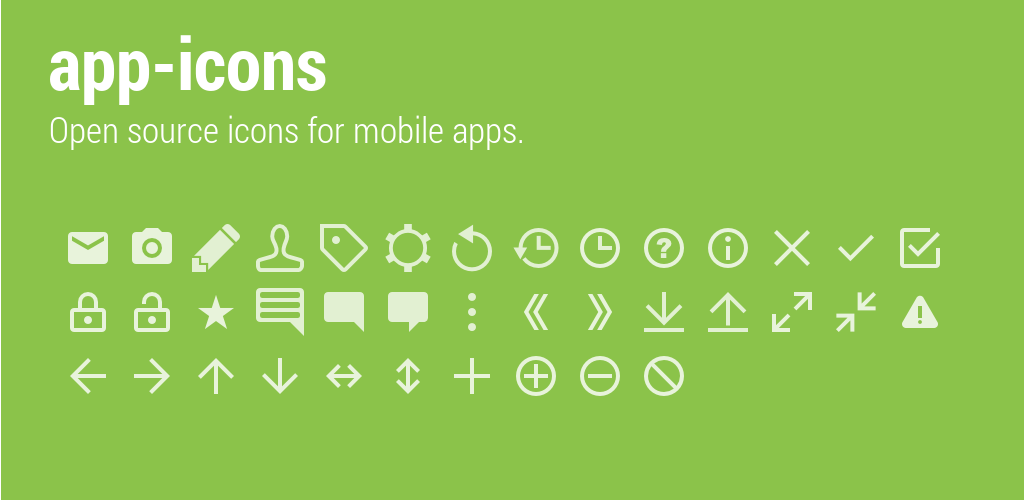
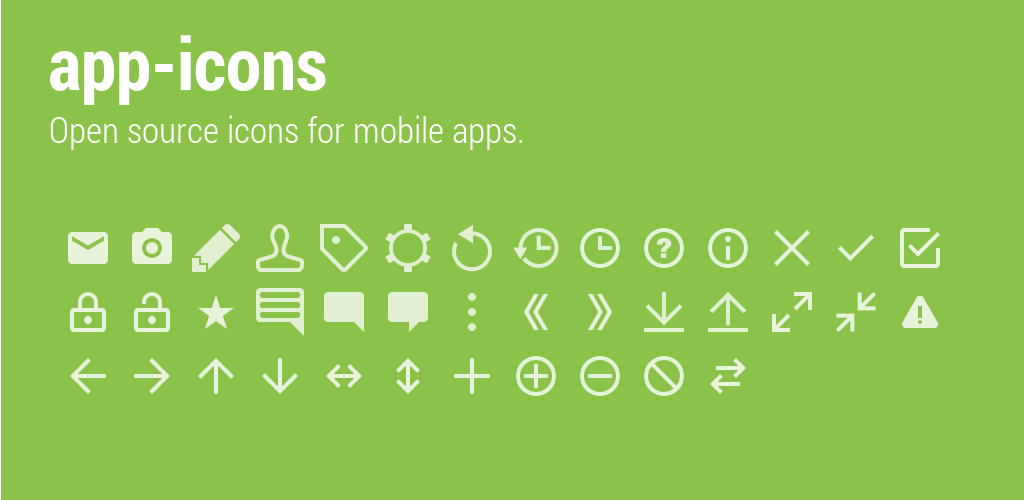
Layered file, before and after one edit (1024x500). Changes by layer:
added layer "ic_action_change.png" in group "icons" over [710, 358, 746, 394]
